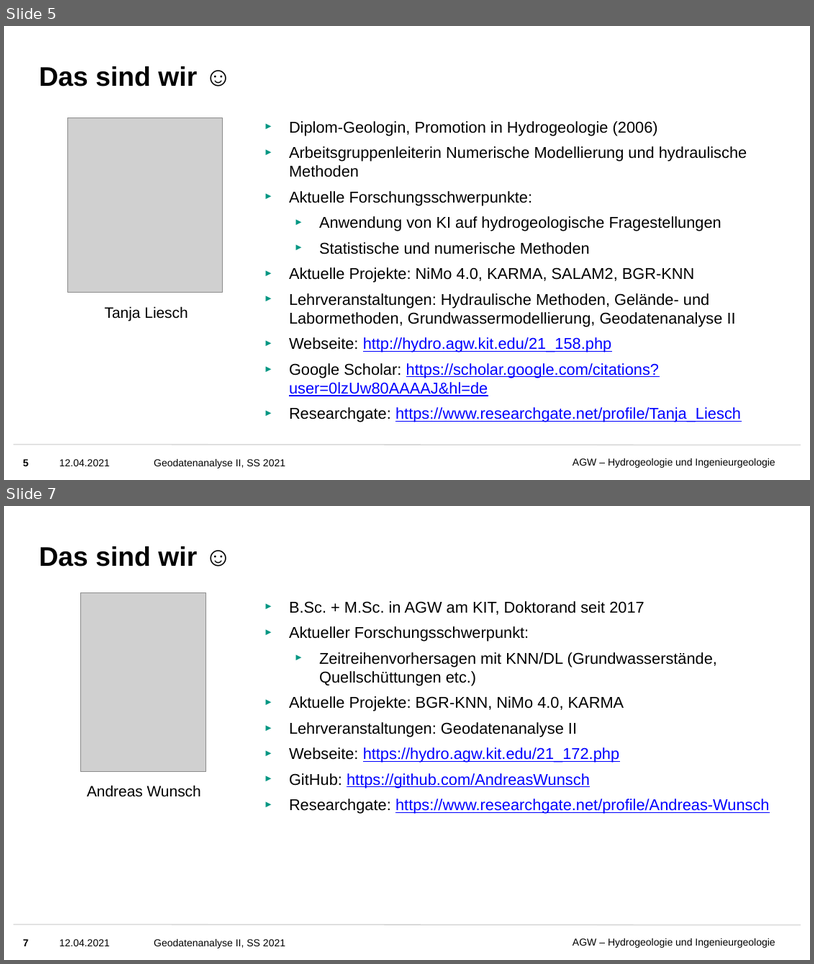
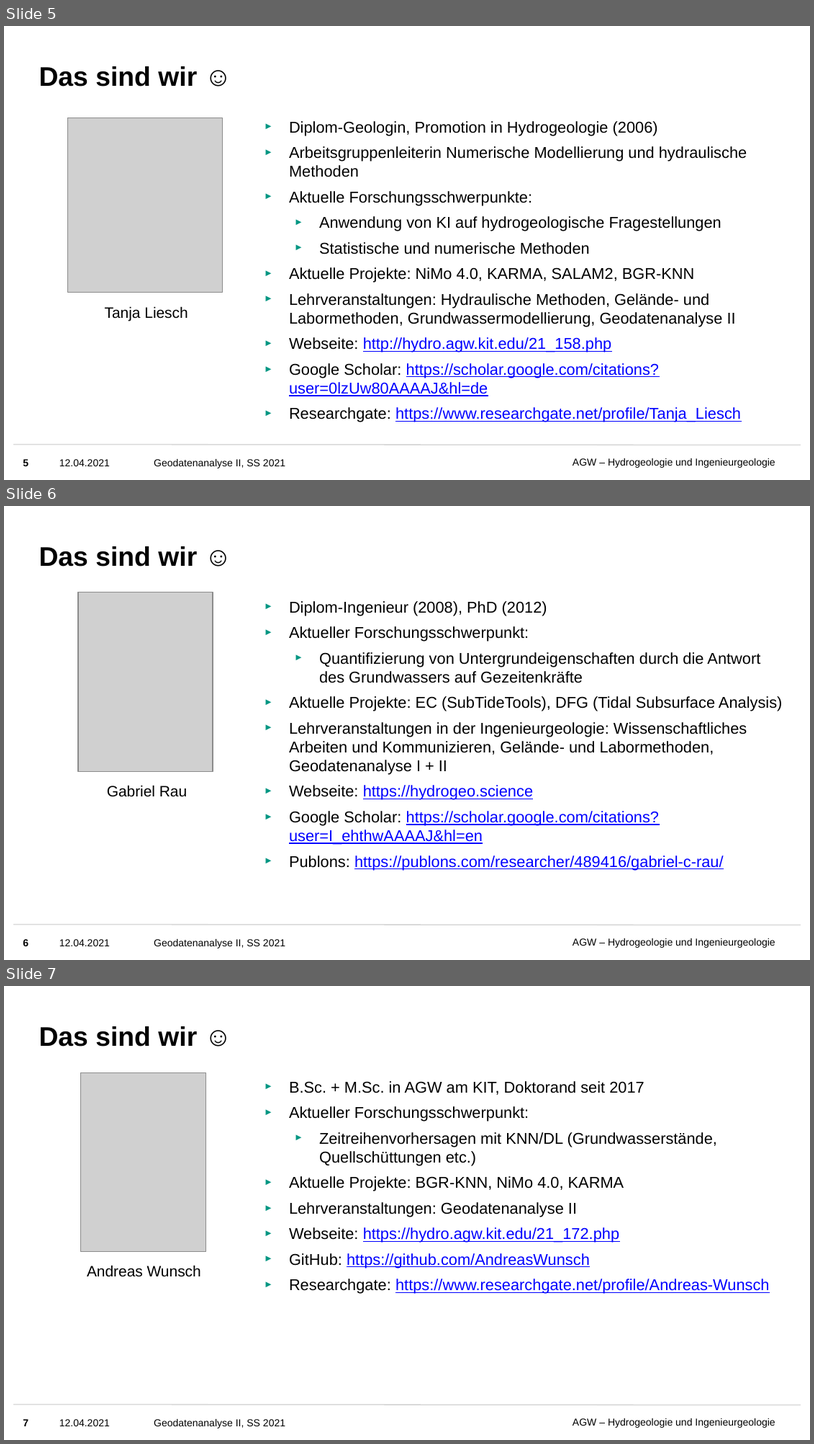
Before and after one commit to KITHydrogeology/Geodatenanalyse-II, a slide deck: Woche-1_(Introduction)/Geodatenanalyse_Präsentation_Vorbesprechung.pptx. Shown one above the other, each under a label of ours: slides 5 and 7 before the commit, slides 5, 6 and 7 after it; the slides between them are not shown. The pictures are 814x964 and 814x1444 pixels, drawn with LibreOffice and Linux fonts; fonts in the diff are those of the drawing; grey boxes stand for pictures; background and template pictures are left out. Boxes give left, top, right and bottom in pixels: in the first picture for what was removed or moved away, otherwise in the second. Text is boxed around its words. In the diff, an @@ line names an element or a change of style, - is before the commit and + after.

```diff
--- a/Woche-1_(Introduction)/Geodatenanalyse_Präsentation_Vorbesprechung.pptx
+++ b/Woche-1_(Introduction)/Geodatenanalyse_Präsentation_Vorbesprechung.pptx
@@ slide 6 added at (x1=4, y1=506, x2=810, y2=960), background #FFFFFF; not listed: 3 template elements that a slide beside it also shows @@
@@ title added at (x1=39, y1=546, x2=197, y2=566), 24 pt, text #000000, bold @@
+Das sind wir ☺
@@ picture added at (x1=78, y1=592, x2=213, y2=772) @@
@@ text added at (x1=289, y1=601, x2=782, y2=870), 14 pt, text #000000 @@
+► Diplom-Ingenieur (2008), PhD (2012)
+► Aktueller Forschungsschwerpunkt:
+  ► Quantifizierung von Untergrundeigenschaften durch die Antwort des Grundwassers auf Gezeitenkräfte
+► Aktuelle Projekte: EC (SubTideTools), DFG (Tidal Subsurface Analysis)
+► Lehrveranstaltungen in der Ingenieurgeologie: Wissenschaftliches Arbeiten und Kommunizieren, Gelände- und Labormethoden, Geodatenanalyse I + II
+► Webseite: https://hydrogeo.science
+► Google Scholar: https://scholar.google.com/citations?user=I_ehthwAAAAJ&hl=en
+► Publons: https://publons.com/researcher/489416/gabriel-c-rau/
@@ text added at (x1=107, y1=785, x2=187, y2=797), 13.5 pt, text #000000 @@
+Gabriel Rau
@@ page number added at (x1=23, y1=939, x2=28, y2=946), 9 pt, text #000000, bold @@
+6
@@ text added at (x1=59, y1=939, x2=110, y2=946), 9 pt, text #000000 @@
+12.04.2021
```
Also in this commit, not shown: 1 slide removed, 1 other file.
